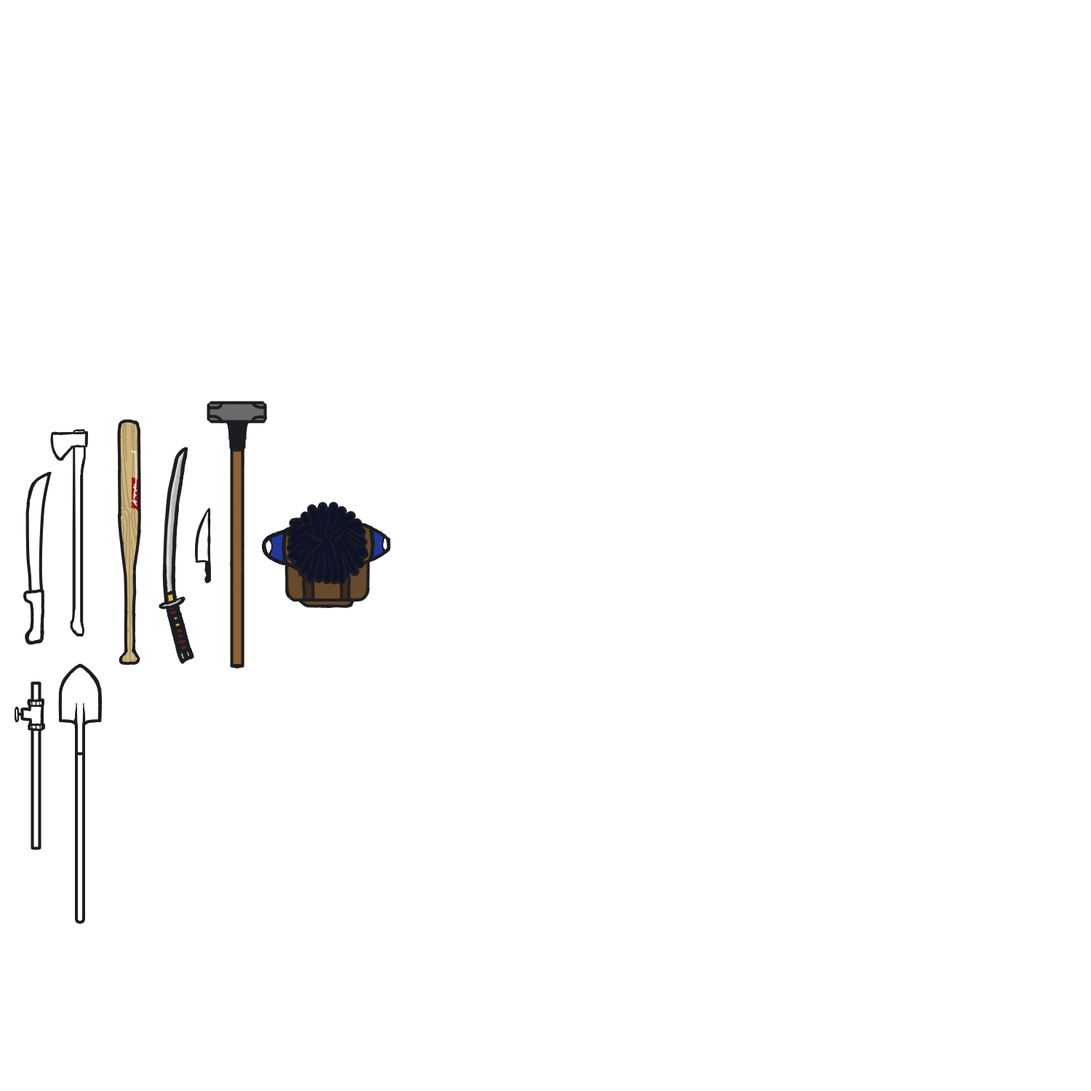
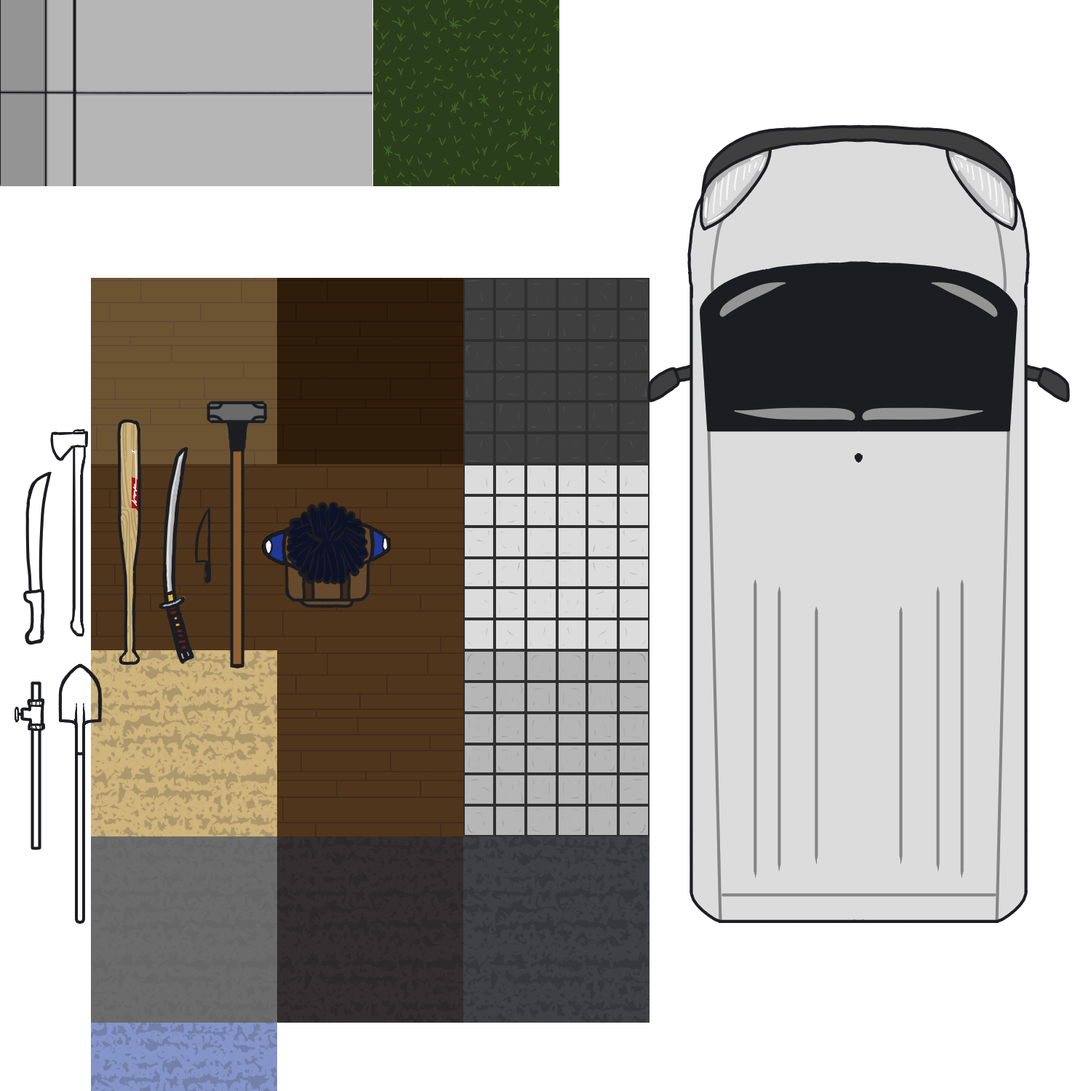
Layer changes from the first 1091 × 1091 image to the second:
painted on "Pipe" over box(0, 0, 1071, 1091)
painted on "Knife" over box(90, 277, 289, 632)
painted on "Axe" over box(90, 422, 102, 702)
